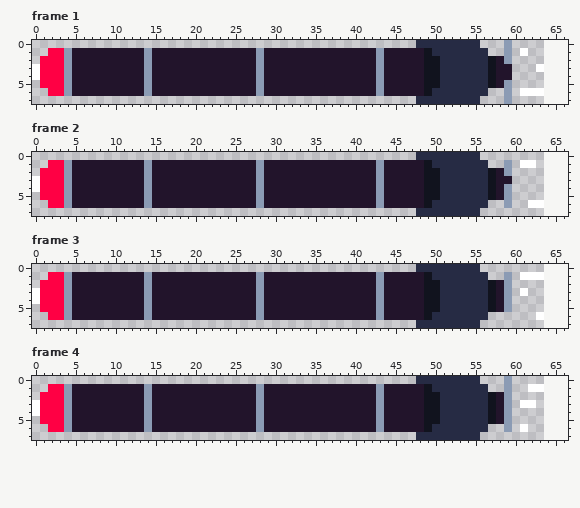
A pixel-art file gets an edit: Assets/Art/Torpedo.aseprite. Above, as it was before the edit.
64x8 pixels, 5 frames. Shown: frame 1, frame 2, frame 3, frame 4. The old version is drawn lined up with the new one, on the new canvas. The commit also changed other frames, which this record leaves out.
The result:
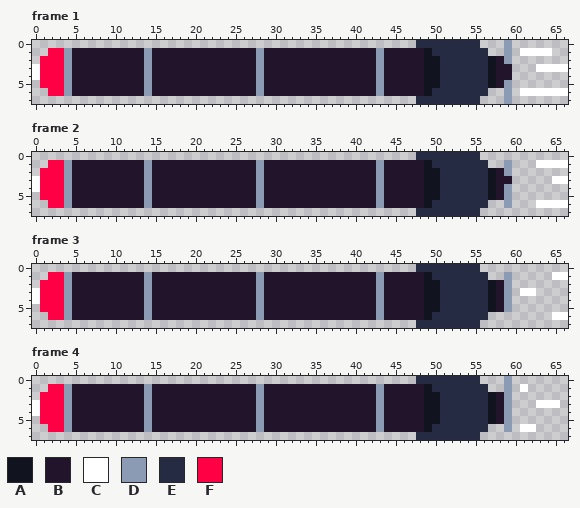
Palette (. is transparent): A #11131e  B #22142b  C #ffffff  D #8b9bb4  E #262b44  F #ff0044
The exact change:
canvas 64x8 -> 67x8
Changed rows in their new state; - is an unchanged pixel.
Frame 1:
first column x 62:
1 CCC--
3 --CCC
6 --CCC
Frame 2:
first column x 61:
1 ..CCCC
3 ----CC
6 -.-CCC
Frame 3:
first column x 61:
1 ...-CC
3 -C----
6 --.-CC
Frame 4:
first column x 61:
1 C..--
3 ..CCC
6 -C---
